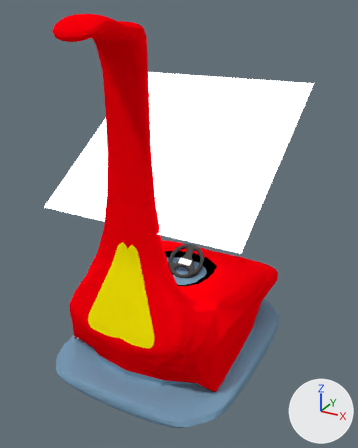
A saved change to the Blender file Projekt/01-Models/db-dschar_amatur.blend.
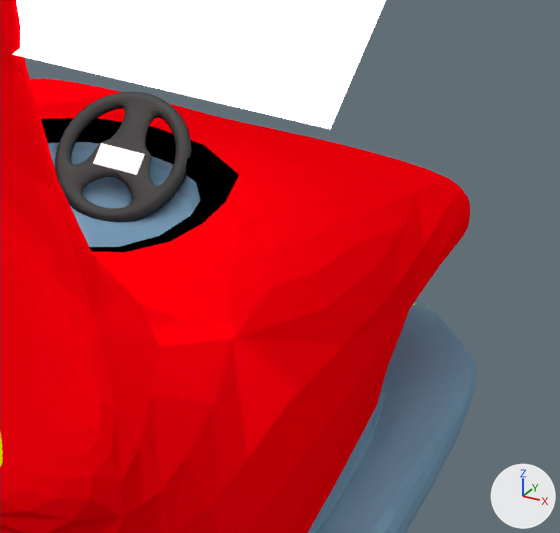
Old and new are each drawn whole from a 50 mm lens placed at (2.23, -3.97, 3.01), pointed at (0.12, -0.12, 1.09) and again close up on the part from 43% to 84% of the width and 49% to 81% of the height. The axes (+X, +Y, +Z) are drawn at lower right. The lights are the same throughout.

In view in the first close-up: 'Auto', 'Plane', 'lenkrad-of-doom'.
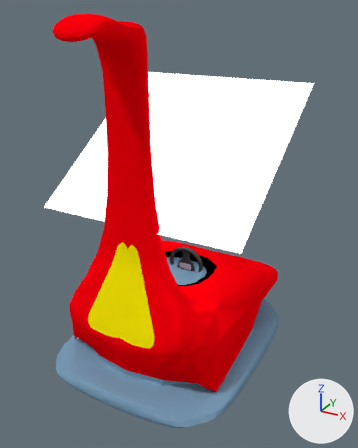
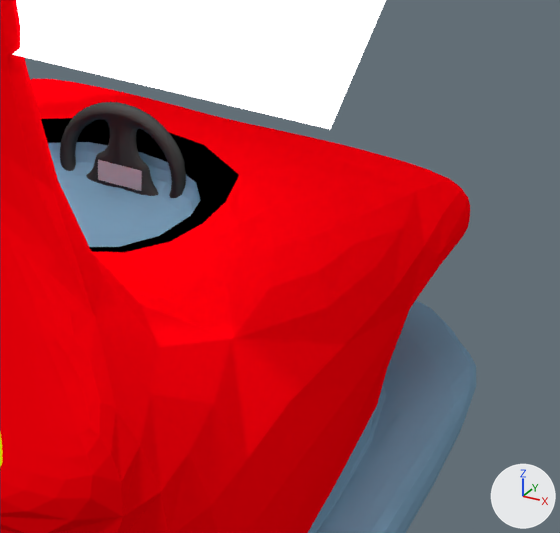
Location of each change, (x1, y1, x2, y2) in pixels of the close-ups (560 x 533 px):
'lenkrad-of-doom', moved, turned
    before: (55, 92, 192, 222)
    after: (60, 102, 186, 198)

The change, as a list of edits to the scene's bpy script:
```text
Change ob_lenkrad_of_doom:
    ob_lenkrad_of_doom.location: (-0.006, 0.332, 0.394) -> (-0.006, 0.369, 0.436)
    ob_lenkrad_of_doom.rotation_euler: (0.72, 0.0, 0.0) -> (1.571, 0.0, 0.0)  # degrees (41, 0, 0) -> degrees (90, 0, 0)
```
